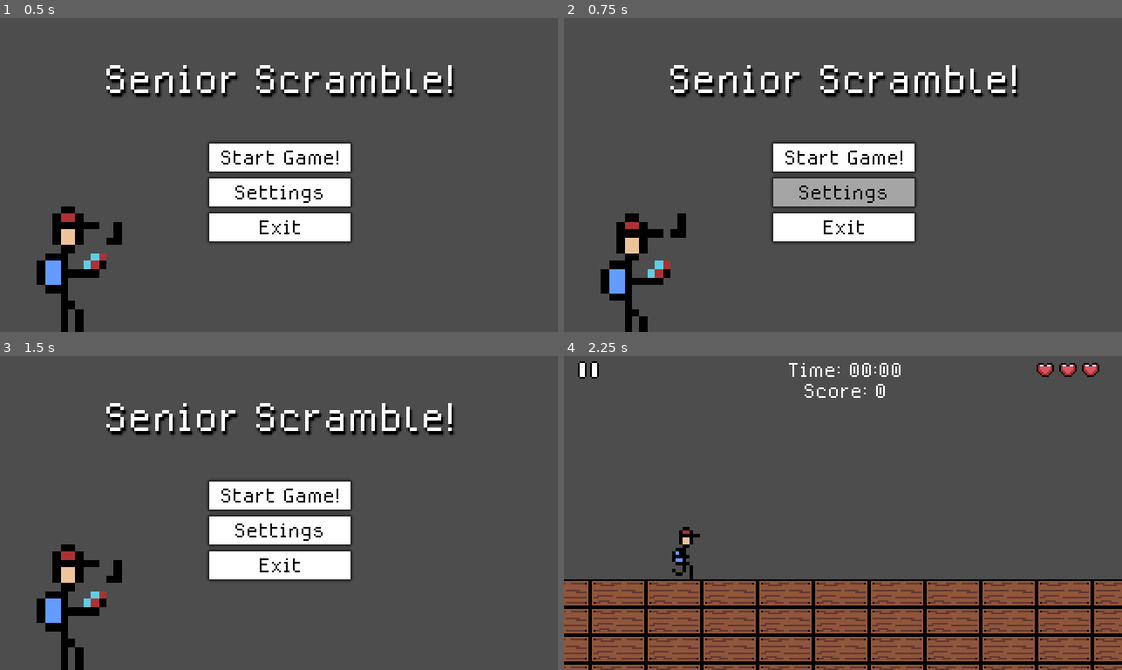
Above: before the commit, frames 1-4 (two rows, left to right).
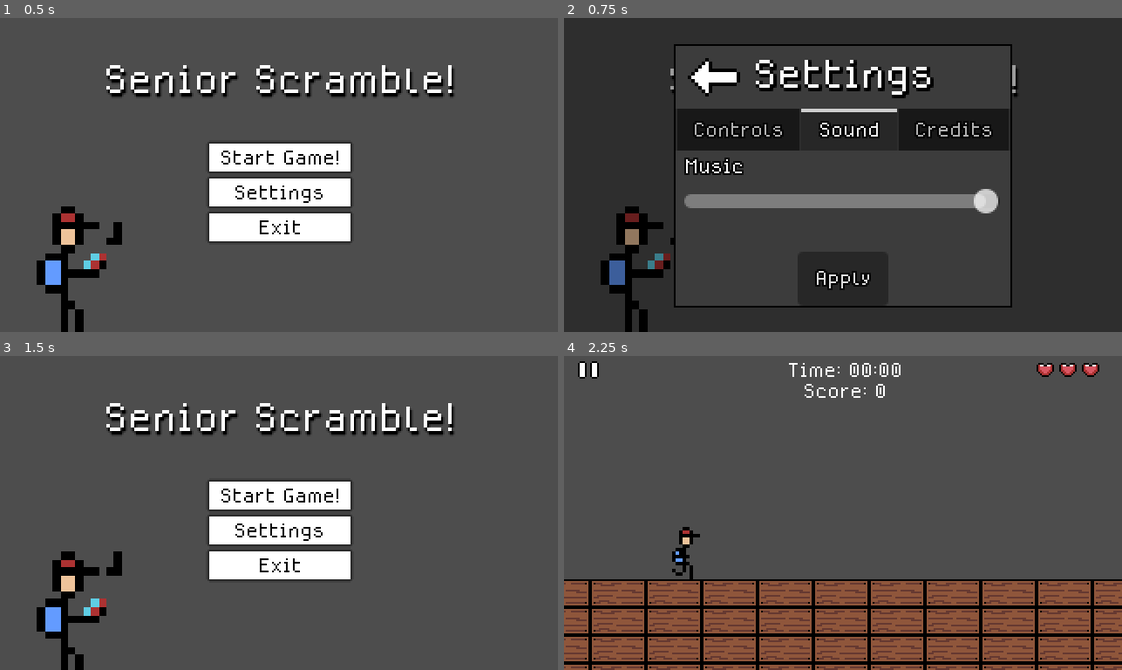
Above: after the commit, the same moments.

Repository: jmate03/Senior-Scramble
Game: Godot game, scene res://scenes/main_menu.tscn
The game is run twice, just before and just after one commit, with the same random seed, the same clock (stepped at 60 frames per second) and the same inputs.
Inputs (mouse positions are in pixels of both pictures, inside the frame that each line leads up to):
- Up to frame 1 (0.5 s): no input
- Up to frame 2 (0.75 s): click "Settings" at 0.5 s
- Up to frame 3 (1.5 s): click (150, 412) at 1.27 s
- Up to frame 4 (2.25 s): click "Start Game!" at 2 s

Frame 1 is identical in both runs. In frame 2, 72% of the frame differs, in the area x 0-100%, y 0-100%; in frame 3, 1.8%; in frame 4, nothing differs.

Commit message:
added settings menu and BGM

Diff:
--- a/project.godot
+++ b/project.godot
@@ -14,6 +14,10 @@
 run/main_scene="uid://bphehqrf67473"
 config/features=PackedStringArray("4.4", "Mobile")
 config/icon="res://icon.svg"
+
+[autoload]
+
+MusicController="*res://scenes/music_controller.tscn"
 
 [display]
 
--- a/scenes/main_menu.tscn
+++ b/scenes/main_menu.tscn
@@ -1,23 +1,10 @@
-[gd_scene load_steps=14 format=3 uid="uid://bphehqrf67473"]
+[gd_scene load_steps=17 format=3 uid="uid://bphehqrf67473"]
 
 [ext_resource type="Script" uid="uid://dxge4xu6fn5by" path="res://scripts/main_menu.gd" id="1_ekxnf"]
 [ext_resource type="FontFile" uid="uid://cnk4iqinc1vkp" path="res://assets/MedodicaRegular.otf" id="1_l6cm7"]
 [ext_resource type="Texture2D" uid="uid://bch0wlfa4o8d0" path="res://assets/Player/player_idle.png" id="3_bqqt6"]
-[ext_resource type="Script" uid="uid://3orj5xv2jc2v" path="res://scenes/idle_player.gd" id="4_wu84c"]
-
-[sub_resource type="StyleBoxEmpty" id="StyleBoxEmpty_l6cm7"]
-
-[sub_resource type="StyleBoxFlat" id="StyleBoxFlat_l6cm7"]
-bg_color = Color(0.645312, 0.645312, 0.645312, 1)
-shadow_size = 2
-
-[sub_resource type="StyleBoxFlat" id="StyleBoxFlat_bqqt6"]
-bg_color = Color(0.510938, 0.510938, 0.510938, 1)
-shadow_size = 2
-
-[sub_resource type="StyleBoxFlat" id="StyleBoxFlat_ekxnf"]
-bg_color = Color(1, 1, 1, 1)
-shadow_size = 2
+[ext_resource type="Script" uid="uid://3orj5xv2jc2v" path="res://scripts/idle_player.gd" id="4_wu84c"]
+[ext_resource type="Texture2D" uid="uid://d3pyr6jq2ve7f" path="res://assets/UI/backbutton.png" id="5_8ln24"]
 
 [sub_resource type="AtlasTexture" id="AtlasTexture_wu84c"]
 atlas = ExtResource("3_bqqt6")
@@ -52,8 +39,32 @@
 }],
 "loop": true,
 "name": &"idle",
-"speed": 8.0
+"speed": 10.0
 }]
+
+[sub_resource type="StyleBoxEmpty" id="StyleBoxEmpty_l6cm7"]
+
+[sub_resource type="StyleBoxFlat" id="StyleBoxFlat_l6cm7"]
+bg_color = Color(0.645312, 0.645312, 0.645312, 1)
+shadow_size = 2
+
+[sub_resource type="StyleBoxFlat" id="StyleBoxFlat_bqqt6"]
+bg_color = Color(0.510938, 0.510938, 0.510938, 1)
+shadow_size = 2
+
+[sub_resource type="StyleBoxFlat" id="StyleBoxFlat_ekxnf"]
+bg_color = Color(1, 1, 1, 1)
+shadow_size = 2
+
+[sub_resource type="StyleBoxFlat" id="StyleBoxFlat_wu84c"]
+bg_color = Color(0.235294, 0.235294, 0.235294, 1)
+border_width_left = 1
+border_width_top = 1
+border_width_right = 1
+border_width_bottom = 1
+border_color = Color(0, 0, 0, 1)
+
+[sub_resource type="Theme" id="Theme_8ln24"]
 
 [node name="Main Menu" type="Control"]
 layout_mode = 3
@@ -66,65 +77,7 @@
 grow_vertical = 2
 script = ExtResource("1_ekxnf")
 
-[node name="VBoxContainer" type="VBoxContainer" parent="."]
-layout_mode = 1
-anchors_preset = 8
-anchor_left = 0.5
-anchor_top = 0.5
-anchor_right = 0.5
-anchor_bottom = 0.5
-offset_left = -40.5
-offset_top = -18.0
-offset_right = 40.5
-offset_bottom = 38.0
-grow_horizontal = 2
-grow_vertical = 2
-
-[node name="start" type="Button" parent="VBoxContainer"]
-layout_mode = 2
-theme_override_colors/font_hover_color = Color(0, 0, 0, 1)
-theme_override_colors/font_color = Color(0, 0, 0, 1)
-theme_override_colors/font_focus_color = Color(0, 0, 0, 1)
-theme_override_colors/font_pressed_color = Color(0, 0, 0, 1)
-theme_override_fonts/font = ExtResource("1_l6cm7")
-theme_override_font_sizes/font_size = 16
-theme_override_styles/focus = SubResource("StyleBoxEmpty_l6cm7")
-theme_override_styles/hover = SubResource("StyleBoxFlat_l6cm7")
-theme_override_styles/pressed = SubResource("StyleBoxFlat_bqqt6")
-theme_override_styles/normal = SubResource("StyleBoxFlat_ekxnf")
-text = "Start Game!"
-
-[node name="settings" type="Button" parent="VBoxContainer"]
-layout_mode = 2
-theme_override_colors/font_hover_color = Color(0, 0, 0, 1)
-theme_override_colors/font_color = Color(0, 0, 0, 1)
-theme_override_colors/font_focus_color = Color(0, 0, 0, 1)
-theme_override_colors/font_pressed_color = Color(0, 0, 0, 1)
-theme_override_fonts/font = ExtResource("1_l6cm7")
-theme_override_font_sizes/font_size = 16
-theme_override_styles/focus = SubResource("StyleBoxEmpty_l6cm7")
-theme_override_styles/hover = SubResource("StyleBoxFlat_l6cm7")
-theme_override_styles/pressed = SubResource("StyleBoxFlat_bqqt6")
-theme_override_styles/normal = SubResource("StyleBoxFlat_ekxnf")
-text = "Settings
-"
-
-[node name="exit" type="Button" parent="VBoxContainer"]
-layout_mode = 2
-theme_override_colors/font_hover_color = Color(0, 0, 0, 1)
-theme_override_colors/font_color = Color(0, 0, 0, 1)
-theme_override_colors/font_focus_color = Color(0, 0, 0, 1)
-theme_override_colors/font_pressed_color = Color(0, 0, 0, 1)
-theme_override_fonts/font = ExtResource("1_l6cm7")
-theme_override_font_sizes/font_size = 16
-theme_override_styles/focus = SubResource("StyleBoxEmpty_l6cm7")
-theme_override_styles/hover = SubResource("StyleBoxFlat_l6cm7")
-theme_override_styles/pressed = SubResource("StyleBoxFlat_bqqt6")
-theme_override_styles/normal = SubResource("StyleBoxFlat_ekxnf")
-text = "Exit
-"
-
-[node name="Label" type="Label" parent="."]
+[node name="Title" type="Label" parent="."]
 layout_mode = 1
 anchors_preset = 8
 anchor_left = 0.5
@@ -148,9 +101,223 @@
 scale = Vector2(4.41406, 4.50507)
 sprite_frames = SubResource("SpriteFrames_tbmy8")
 animation = &"idle"
-frame_progress = 0.304618
+frame_progress = 0.590495
 script = ExtResource("4_wu84c")
+
+[node name="VBoxContainer" type="VBoxContainer" parent="."]
+layout_mode = 1
+anchors_preset = 8
+anchor_left = 0.5
+anchor_top = 0.5
+anchor_right = 0.5
+anchor_bottom = 0.5
+offset_left = -40.5
+offset_top = -18.0
+offset_right = 40.5
+offset_bottom = 38.0
+grow_horizontal = 2
+grow_vertical = 2
+
+[node name="start" type="Button" parent="VBoxContainer"]
+layout_mode = 2
+theme_override_colors/font_hover_color = Color(0, 0, 0, 1)
+theme_override_colors/font_color = Color(0, 0, 0, 1)
+theme_override_colors/font_focus_color = Color(0, 0, 0, 1)
+theme_override_colors/font_pressed_color = Color(0, 0, 0, 1)
+theme_override_fonts/font = ExtResource("1_l6cm7")
+theme_override_font_sizes/font_size = 16
+theme_override_styles/focus = SubResource("StyleBoxEmpty_l6cm7")
+theme_override_styles/hover = SubResource("StyleBoxFlat_l6cm7")
+theme_override_styles/pressed = SubResource("StyleBoxFlat_bqqt6")
+theme_override_styles/normal = SubResource("StyleBoxFlat_ekxnf")
+text = "Start Game!"
+
+[node name="settings" type="Button" parent="VBoxContainer"]
+layout_mode = 2
+theme_override_colors/font_hover_color = Color(0, 0, 0, 1)
+theme_override_colors/font_color = Color(0, 0, 0, 1)
+theme_override_colors/font_focus_color = Color(0, 0, 0, 1)
+theme_override_colors/font_pressed_color = Color(0, 0, 0, 1)
+theme_override_fonts/font = ExtResource("1_l6cm7")
+theme_override_font_sizes/font_size = 16
+theme_override_styles/focus = SubResource("StyleBoxEmpty_l6cm7")
+theme_override_styles/hover = SubResource("StyleBoxFlat_l6cm7")
+theme_override_styles/pressed = SubResource("StyleBoxFlat_bqqt6")
+theme_override_styles/normal = SubResource("StyleBoxFlat_ekxnf")
+text = "Settings
+"
+
+[node name="exit" type="Button" parent="VBoxContainer"]
+layout_mode = 2
+theme_override_colors/font_hover_color = Color(0, 0, 0, 1)
+theme_override_colors/font_color = Color(0, 0, 0, 1)
+theme_override_colors/font_focus_color = Color(0, 0, 0, 1)
+theme_override_colors/font_pressed_color = Color(0, 0, 0, 1)
+theme_override_fonts/font = ExtResource("1_l6cm7")
+theme_override_font_sizes/font_size = 16
+theme_override_styles/focus = SubResource("StyleBoxEmpty_l6cm7")
+theme_override_styles/hover = SubResource("StyleBoxFlat_l6cm7")
+theme_override_styles/pressed = SubResource("StyleBoxFlat_bqqt6")
+theme_override_styles/normal = SubResource("StyleBoxFlat_ekxnf")
+text = "Exit
+"
+
+[node name="Settings" type="ColorRect" parent="."]
+unique_name_in_owner = true
+layout_mode = 1
+offset_left = -160.0
+offset_top = -90.0
+offset_right = 160.0
+offset_bottom = 90.0
+color = Color(0, 0, 0, 0.392157)
+
+[node name="PanelContainer" type="PanelContainer" parent="Settings"]
+layout_mode = 1
+anchors_preset = 8
+anchor_left = 0.5
+anchor_top = 0.5
+anchor_right = 0.5
+anchor_bottom = 0.5
+offset_left = -75.5
+offset_top = -75.5
+offset_right = 75.5
+offset_bottom = 75.5
+grow_horizontal = 2
+grow_vertical = 2
+theme_override_styles/panel = SubResource("StyleBoxFlat_wu84c")
+
+[node name="VBoxContainer" type="VBoxContainer" parent="Settings/PanelContainer"]
+layout_mode = 2
+
+[node name="L_Settings" type="Label" parent="Settings/PanelContainer/VBoxContainer"]
+layout_mode = 2
+theme_override_colors/font_shadow_color = Color(0, 0, 0, 1)
+theme_override_constants/shadow_outline_size = 4
+theme_override_fonts/font = ExtResource("1_l6cm7")
+theme_override_font_sizes/font_size = 32
+text = "Settings"
+horizontal_alignment = 1
+
+[node name="TabContainer" type="TabContainer" parent="Settings/PanelContainer/VBoxContainer"]
+layout_mode = 2
+theme = SubResource("Theme_8ln24")
+theme_override_constants/outline_size = 4
+theme_override_fonts/font = ExtResource("1_l6cm7")
+tab_alignment = 1
+current_tab = 1
+clip_tabs = false
+
+[node name="Controls" type="TabBar" parent="Settings/PanelContainer/VBoxContainer/TabContainer"]
+visible = false
+layout_mode = 2
+metadata/_tab_index = 0
+
+[node name="VBoxContainer" type="VBoxContainer" parent="Settings/PanelContainer/VBoxContainer/TabContainer/Controls"]
+layout_mode = 0
+offset_top = 2.0
+offset_right = 192.0
+offset_bottom = 89.0
+
+[node name="L_Jump" type="Label" parent="Settings/PanelContainer/VBoxContainer/TabContainer/Controls/VBoxContainer"]
+layout_mode = 2
+theme_override_constants/outline_size = 4
+theme_override_fonts/font = ExtResource("1_l6cm7")
+text = "Jump: Left Click"
+horizontal_alignment = 1
+
+[node name="L_Duck" type="Label" parent="Settings/PanelContainer/VBoxContainer/TabContainer/Controls/VBoxContainer"]
+layout_mode = 2
+theme_override_colors/font_outline_color = Color(0, 0, 0, 1)
+theme_override_constants/outline_size = 4
+theme_override_fonts/font = ExtResource("1_l6cm7")
+text = "Duck: Right Click"
+horizontal_alignment = 1
+
+[node name="L_Pause" type="Label" parent="Settings/PanelContainer/VBoxContainer/TabContainer/Controls/VBoxContainer"]
+layout_mode = 2
+theme_override_colors/font_outline_color = Color(0, 0, 0, 1)
+theme_override_constants/outline_size = 4
+theme_override_fonts/font = ExtResource("1_l6cm7")
+text = "Pause: Esc"
+horizontal_alignment = 1
+
+[node name="Sound" type="TabBar" parent="Settings/PanelContainer/VBoxContainer/TabContainer"]
+layout_mode = 2
+metadata/_tab_index = 1
+
+[node name="VBoxContainer" type="VBoxContainer" parent="Settings/PanelContainer/VBoxContainer/TabContainer/Sound"]
+layout_mode = 0
+offset_left = 5.0
+offset_top = 1.0
+offset_right = 186.0
+offset_bottom = 89.0
+
+[node name="L_Music" type="Label" parent="Settings/PanelContainer/VBoxContainer/TabContainer/Sound/VBoxContainer"]
+layout_mode = 2
+theme_override_colors/font_outline_color = Color(0, 0, 0, 1)
+theme_override_constants/outline_size = 4
+theme_override_fonts/font = ExtResource("1_l6cm7")
+text = "Music"
+
+[node name="MusicSlider" type="HSlider" parent="Settings/PanelContainer/VBoxContainer/TabContainer/Sound/VBoxContainer"]
+unique_name_in_owner = true
+layout_mode = 2
+max_value = 1.0
+step = 0.05
+
+[node name="Credits" type="TabBar" parent="Settings/PanelContainer/VBoxContainer/TabContainer"]
+visible = false
+layout_mode = 2
+metadata/_tab_index = 2
+
+[node name="VBoxContainer" type="VBoxContainer" parent="Settings/PanelContainer/VBoxContainer/TabContainer/Credits"]
+layout_mode = 0
+offset_right = 192.0
+offset_bottom = 89.0
+
+[node name="L_Credits" type="Label" parent="Settings/PanelContainer/VBoxContainer/TabContainer/Credits/VBoxContainer"]
+layout_mode = 2
+theme_override_colors/font_color = Color(0.768627, 0, 0, 1)
+theme_override_colors/font_outline_color = Color(0, 0, 0, 1)
+theme_override_constants/outline_size = 4
+theme_override_fonts/font = ExtResource("1_l6cm7")
+text = "Created by jsmateo 2025"
+horizontal_alignment = 1
+
+[node name="L_Thanks" type="Label" parent="Settings/PanelContainer/VBoxContainer/TabContainer/Credits/VBoxContainer"]
+layout_mode = 2
+theme_override_colors/font_color = Color(0.768627, 0, 0, 1)
+theme_override_colors/font_outline_color = Color(0, 0, 0, 1)
+theme_override_constants/outline_size = 4
+theme_override_fonts/font = ExtResource("1_l6cm7")
+text = "Thanks for playing!"
+horizontal_alignment = 1
+
+[node name="BackButton" type="TextureButton" parent="Settings"]
+layout_mode = 0
+offset_left = 71.0
+offset_top = 17.0
+offset_right = 87.0
+offset_bottom = 33.0
+scale = Vector2(2, 2)
+texture_normal = ExtResource("5_8ln24")
+
+[node name="Apply" type="Button" parent="Settings"]
+layout_mode = 2
+offset_left = 134.0
+offset_top = 134.0
+offset_right = 186.0
+offset_bottom = 165.0
+size_flags_horizontal = 4
+size_flags_vertical = 8
+theme_override_colors/font_outline_color = Color(0, 0, 0, 1)
+theme_override_constants/outline_size = 4
+theme_override_fonts/font = ExtResource("1_l6cm7")
+text = "Apply
+"
 
 [connection signal="pressed" from="VBoxContainer/start" to="." method="_on_start_pressed"]
 [connection signal="pressed" from="VBoxContainer/settings" to="." method="_on_settings_pressed"]
 [connection signal="pressed" from="VBoxContainer/exit" to="." method="_on_exit_pressed"]
+[connection signal="mouse_exited" from="Settings/PanelContainer/VBoxContainer/TabContainer/Sound/VBoxContainer/MusicSlider" to="." method="_on_music_slider_mouse_exited"]
+[connection signal="pressed" from="Settings/Apply" to="." method="_on_apply_pressed"]
--- /dev/null
+++ b/scenes/music_controller.tscn
@@ -0,0 +1,10 @@
+[gd_scene load_steps=2 format=3 uid="uid://cry1hbm561ixp"]
+
+[ext_resource type="AudioStream" uid="uid://4vyy13u2ls3a" path="res://assets/Sound/SeniorScrambleBGM.wav" id="1_o7k1f"]
+
+[node name="MusicController" type="Node"]
+process_mode = 3
+
+[node name="BG Music" type="AudioStreamPlayer" parent="."]
+stream = ExtResource("1_o7k1f")
+autoplay = true
--- a/scripts/main_menu.gd
+++ b/scripts/main_menu.gd
@@ -3,9 +3,9 @@
 
 # Called when the node enters the scene tree for the first time.
 func _ready() -> void:
-	pass # Replace with function body.
-
-
+	%Settings.hide()
+	$Settings/BackButton.pressed.connect(_on_back_pressed)
+	%MusicSlider.value = db_to_linear(AudioServer.get_bus_volume_db(0))
 # Called every frame. 'delta' is the elapsed time since the previous frame.
 func _process(delta: float) -> void:
 	pass
@@ -18,8 +18,18 @@
 
 
 func _on_settings_pressed() -> void:
-	print("settings pressed")
+	%Settings.show()
 
 
 func _on_exit_pressed() -> void:
 	get_tree().quit()
+func _on_back_pressed() -> void:
+	%Settings.hide()
+
+
+func _on_music_slider_mouse_exited() -> void:
+	release_focus()
+
+
+func _on_apply_pressed() -> void:
+	AudioServer.set_bus_volume_db(0, linear_to_db(%MusicSlider.value))
--- a/scripts/player.gd
+++ b/scripts/player.gd
@@ -93,7 +93,7 @@
 
 	# blink the player on hit
 	var tween = create_tween()
-	tween.set_loops(4)
+	tween.set_loops(6)
 	tween.tween_property(animated, "modulate:a", 0.3, 0.15)
 	tween.tween_property(animated, "modulate:a", 1.0, 0.15)
 
Not shown, added: assets/Sound/SeniorScrambleBGM.wav.import
Binary file added: assets/UI/backbutton.png
Not shown, added: assets/UI/backbutton.png.import
Renamed: scenes/idle_player.gd -> scripts/idle_player.gd
Renamed: scenes/idle_player.gd.uid -> scripts/idle_player.gd.uid
Not shown, added: assets/Sound/SeniorScrambleBGM.wav
